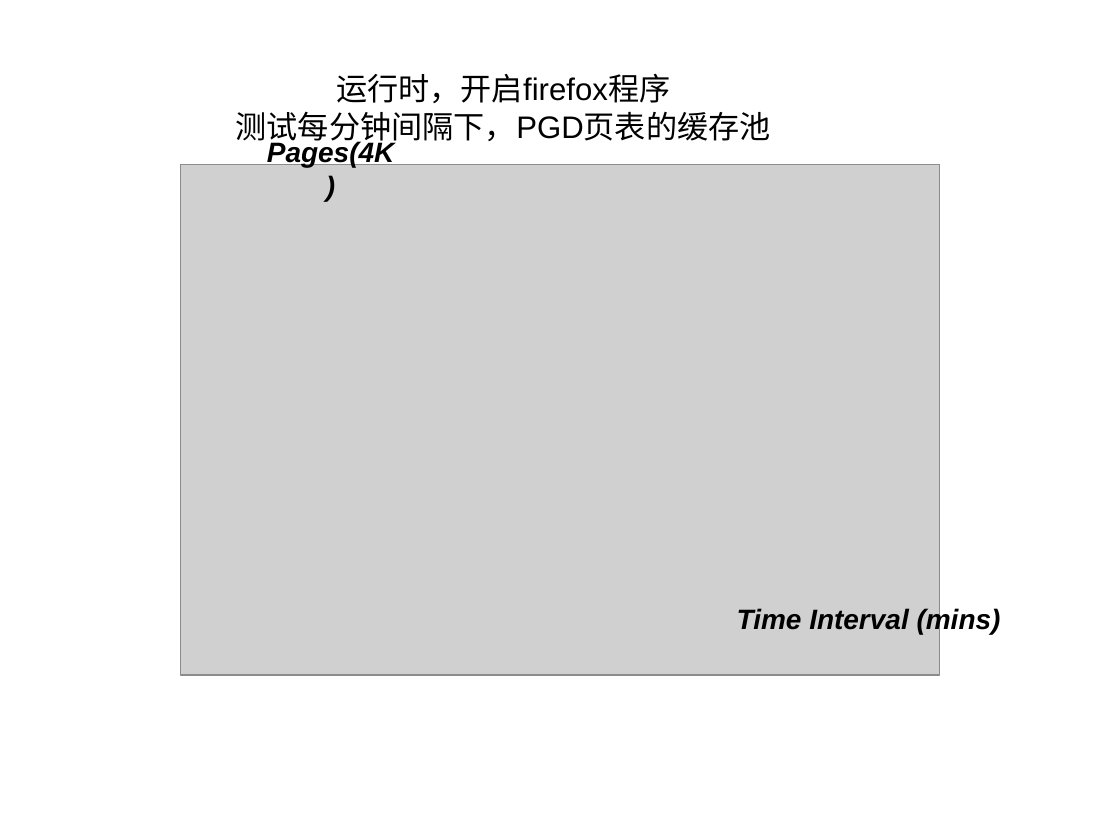
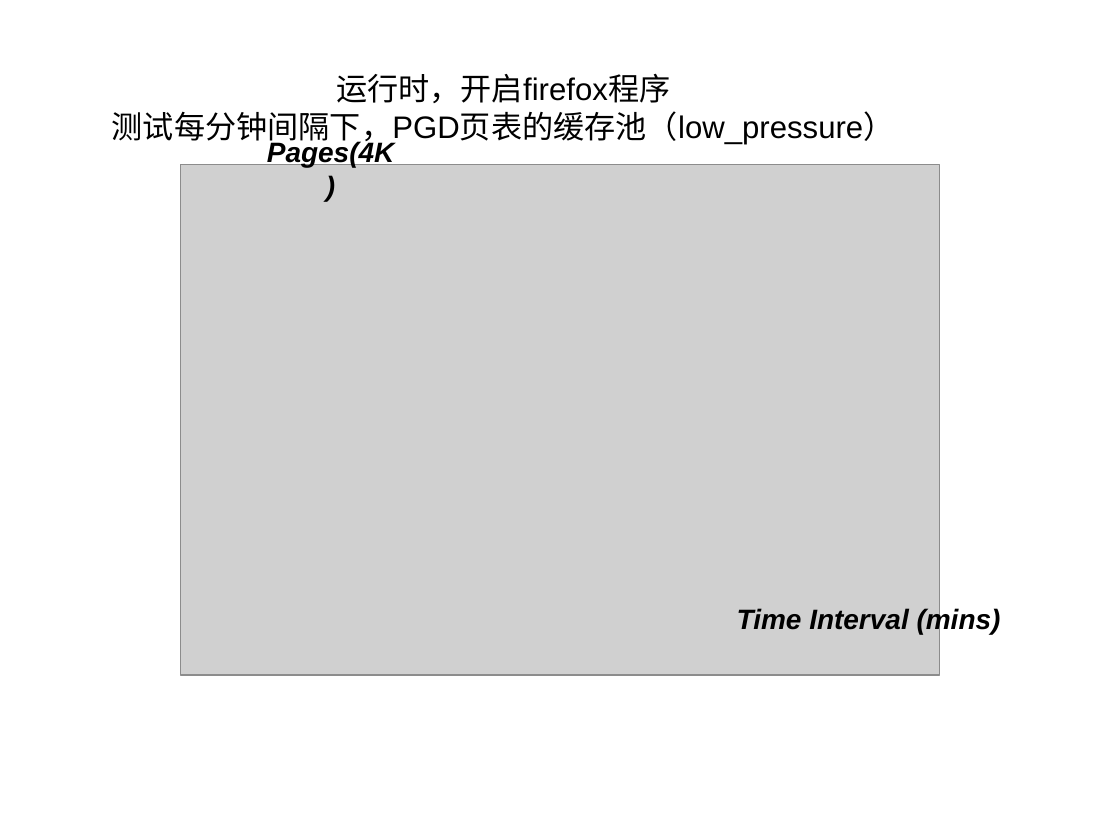
Before and after one commit to strongerwill/FastIO, a slide deck: slide 5 of log/11.15/运行时_对比.ppt. Drawn at 1120x840 pixels with LibreOffice and Linux fonts; fonts in the diff are those of the drawing; grey boxes stand for pictures. Boxes give left, top, right and bottom in pixels: in the first picture for what was removed or moved away, otherwise in the second. Text is boxed around its words. In the diff, an @@ line names an element or a change of style, - is before the commit and + after.

```diff
--- a/log/11.15/运行时_对比.ppt
+++ b/log/11.15/运行时_对比.ppt
@@ title at (112, 73, 895, 146): text changed @@
-运行时，开启firefox程序
-测试每分钟间隔下，PGD页表的缓存池
+运行时，开启firefox程序
+测试每分钟间隔下，PGD页表的缓存池（low_pressure）
```
Also in this commit, not shown: 2 other slides changed, 3 slides added, 15 other files.
